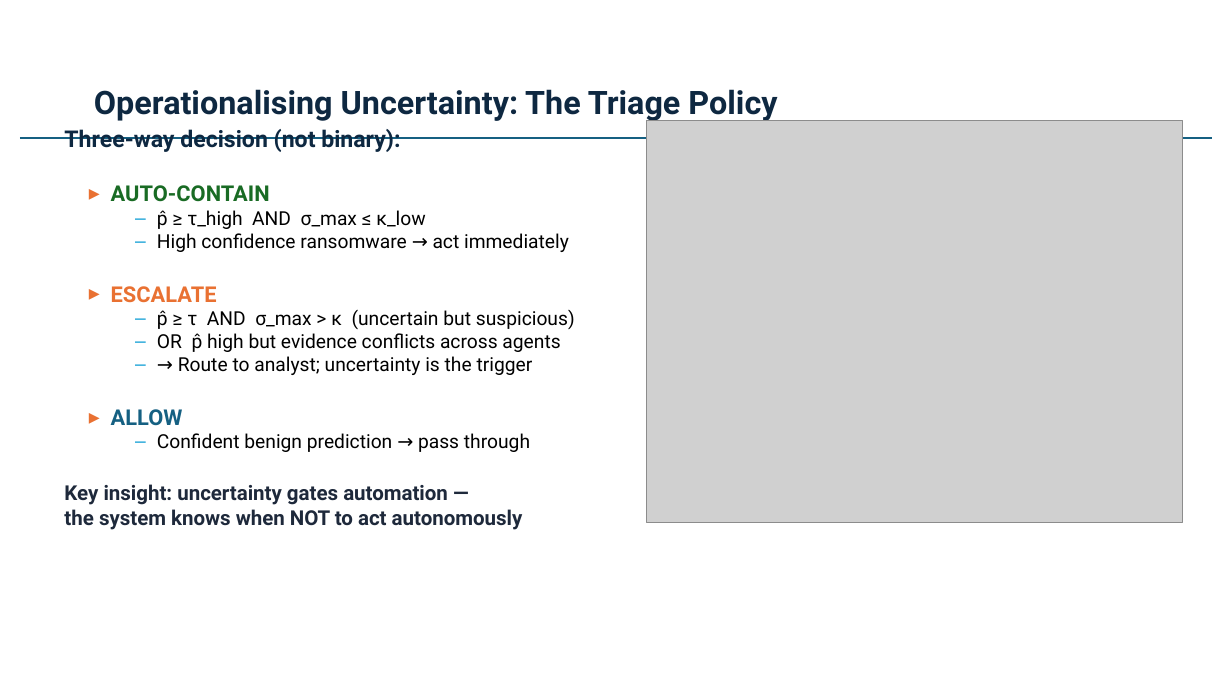
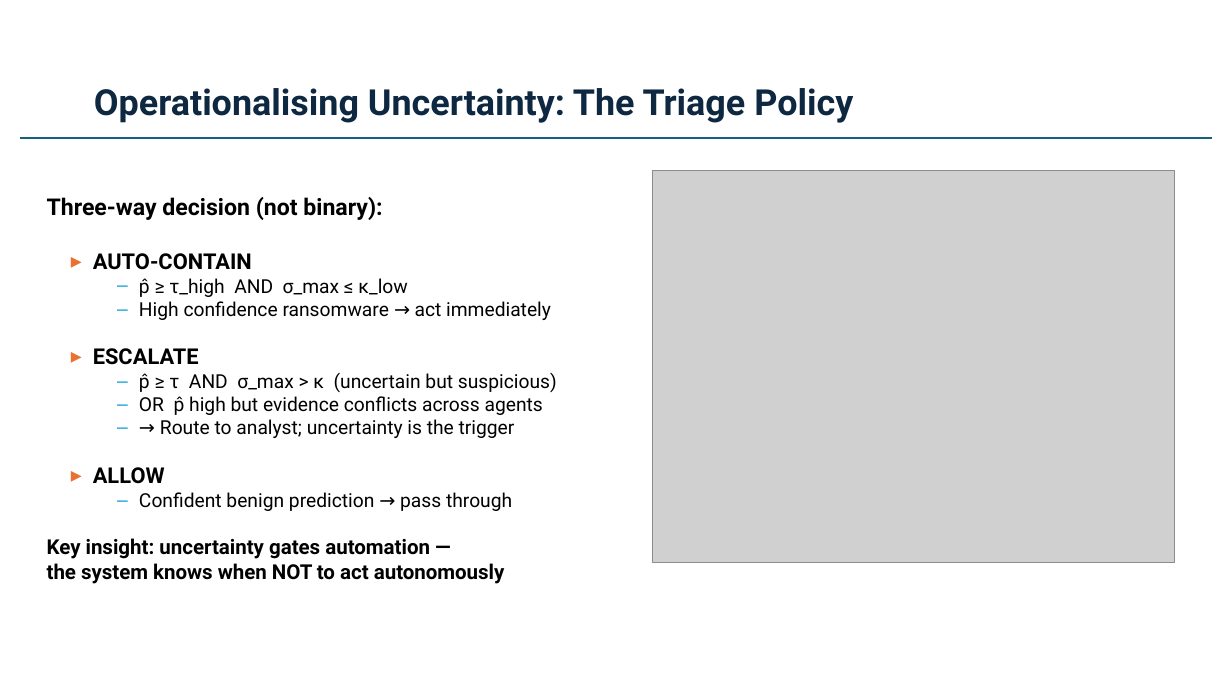
Before and after one commit to Henrinnes/Agentic_SABRE, a slide deck: slide 6 of SABRE_CRANE_SIG_2026.pptx (slide 5 before the commit). Drawn at 1232x693 pixels with LibreOffice and Linux fonts; fonts in the diff are those of the drawing; grey boxes stand for pictures. Boxes give left, top, right and bottom in pixels: in the first picture for what was removed or moved away, otherwise in the second. Text is boxed around its words. In the diff, an @@ line names an element or a change of style, - is before the commit and + after.

```diff
--- a/SABRE_CRANE_SIG_2026.pptx
+++ b/SABRE_CRANE_SIG_2026.pptx
@@ title "Operationalising Uncertainty: The Triage Policy" at bbox=[94, 88, 853, 123]: size 25.2 to 28 pt @@
@@ picture: place and size @@
-picture at bbox=[647, 120, 1183, 522]
+picture at bbox=[653, 171, 1175, 563]
@@ text "Three-way decision (not binary):": place and size @@
-text "Three-way decision (not binary):" at bbox=[64, 129, 575, 530]
+text "Three-way decision (not binary):" at bbox=[47, 197, 557, 584]
@@ text at bbox=[47, 197, 505, 584]: text colour #0E2841 to #000000 in "Three-way decision (not binary):"; text colour #196B24 to #000000 in "AUTO-CONTAIN"; text colour #E97132 to #000000 in "ESCALATE"; text colour #156082 to #000000 in "ALLOW"; text colour #1E293B to #000000 in "Key insight: uncertainty gates automation —", "the system knows when NOT to act ..." @@
```
Also in this commit, not shown: 7 other slides changed, 2 slides added.
